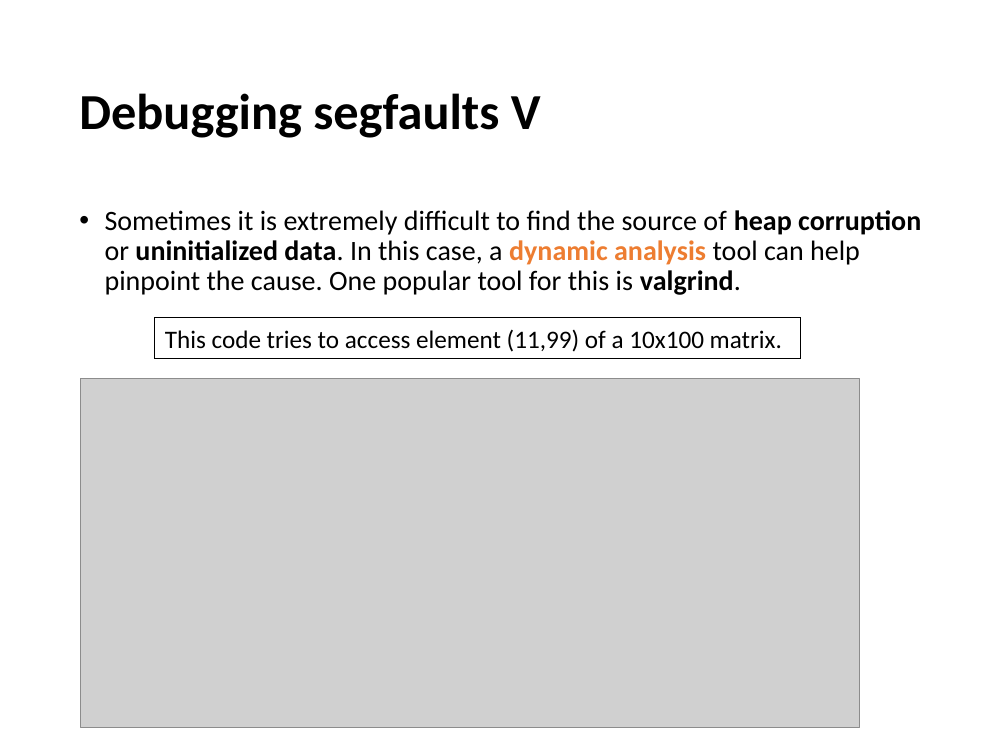
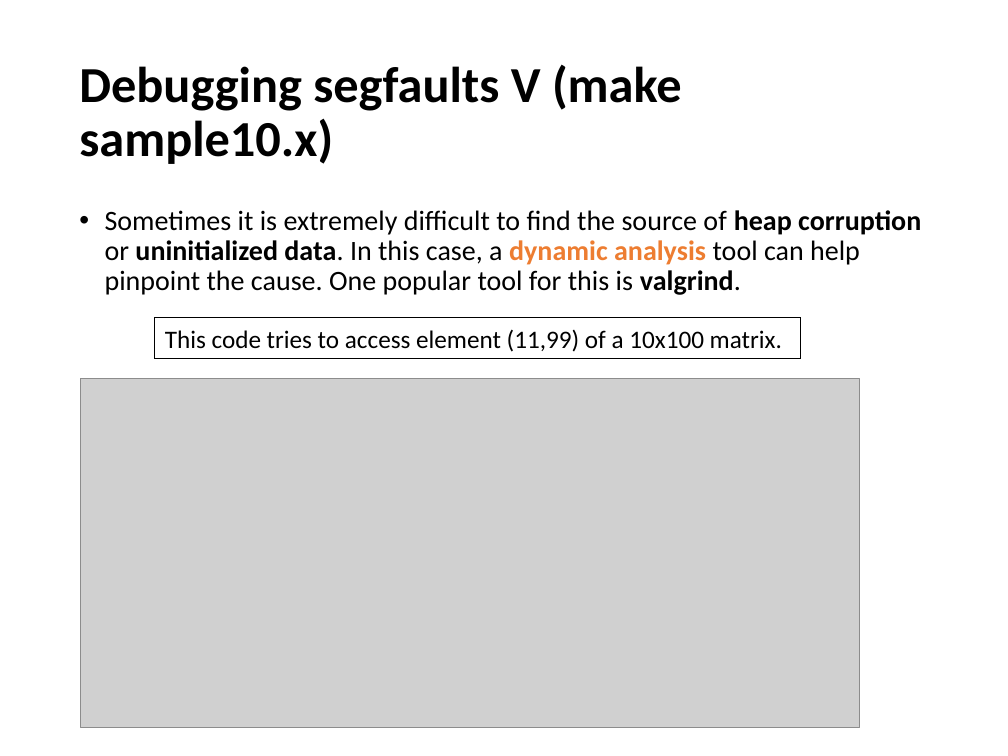
Before and after one commit to devinamatthews/molssi-sss-2017, a slide deck: slide 22 of lectures/debugging.pptx. Drawn at 1008x756 pixels with LibreOffice and Linux fonts; fonts in the diff are those of the drawing; grey boxes stand for pictures. Boxes give left, top, right and bottom in pixels: in the first picture for what was removed or moved away, otherwise in the second. Text is boxed around its words. In the diff, an @@ line names an element or a change of style, - is before the commit and + after.

Commit message:
Simplify slides a bit and add more samples.

```diff
--- a/lectures/debugging.pptx
+++ b/lectures/debugging.pptx
@@ title at <box>79,64,682,164</box>: text changed @@
-Debugging segfaults V
+Debugging segfaults V (make sample10.x)
```
Also in this commit, not shown: 8 other slides changed, 24 other files.
